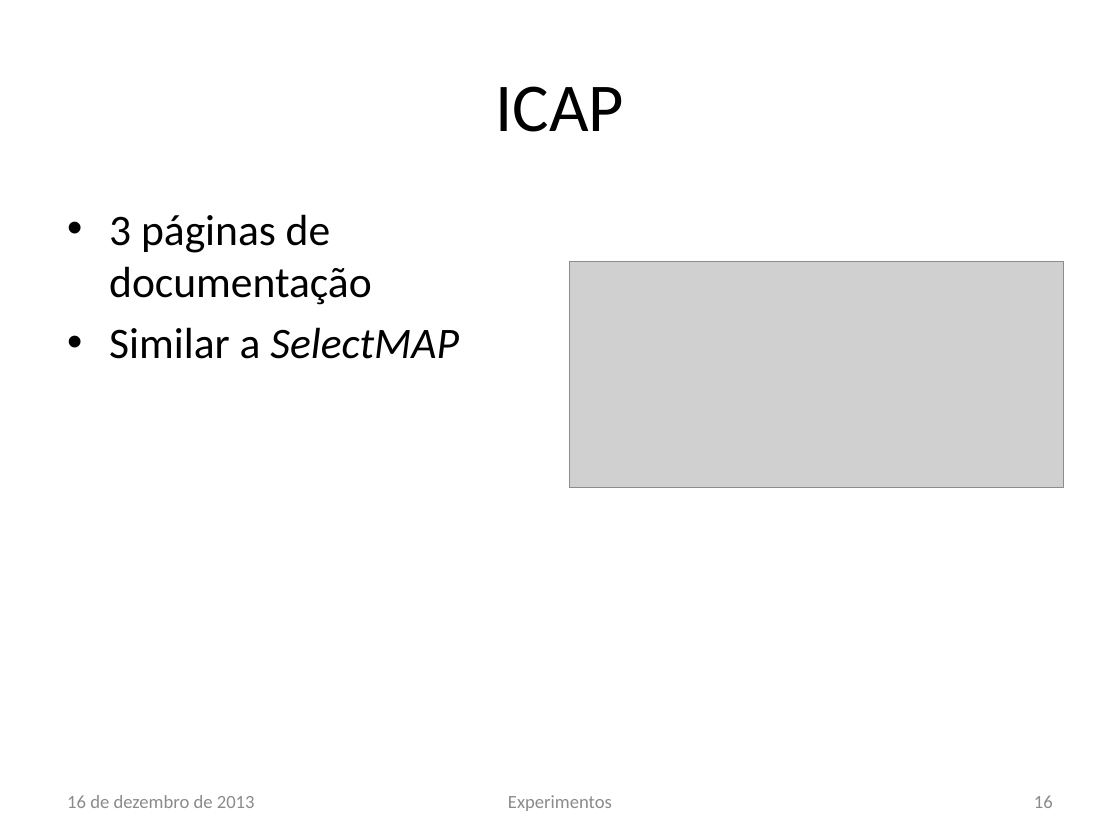
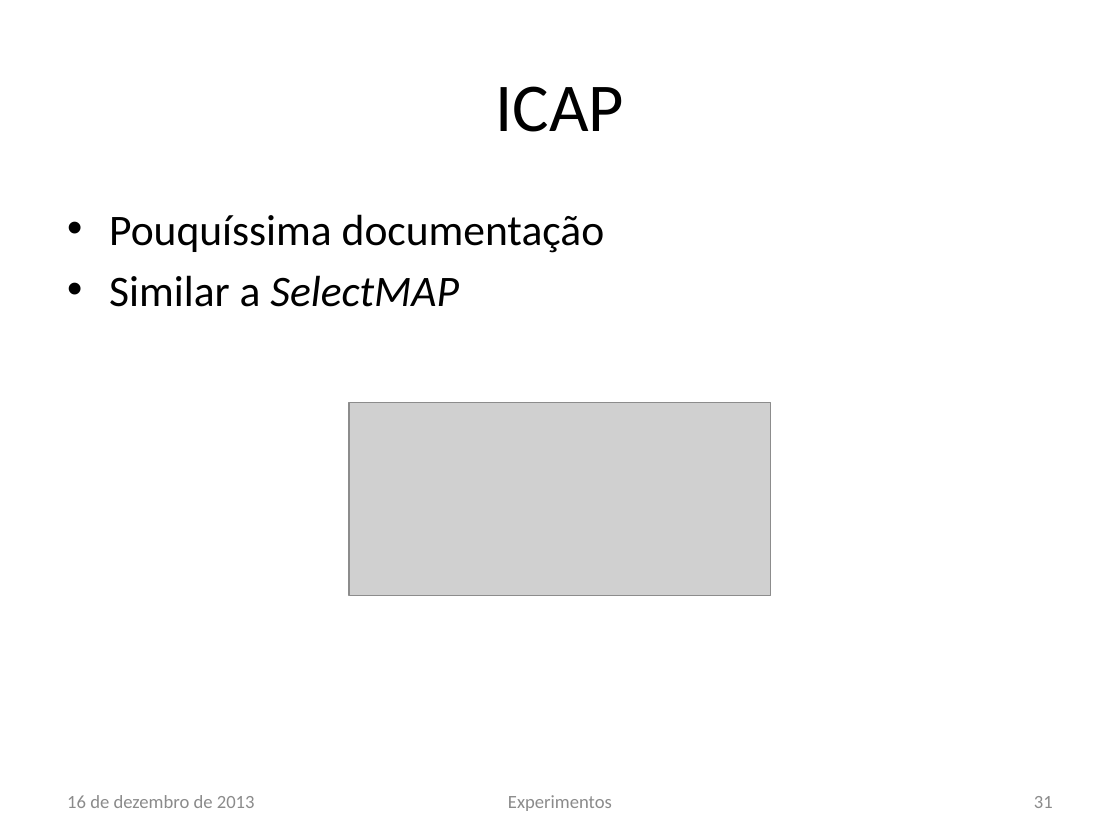
Before and after one commit to lsoliveira459/tg2, a slide deck: slide 31 of Apresentação/Estudo e Implementação de Reconfiguração Dinâmica.pptx (slide 16 before the commit). Drawn at 1120x840 pixels with LibreOffice and Linux fonts; fonts in the diff are those of the drawing; grey boxes stand for pictures; background and template pictures are left out. Boxes give left, top, right and bottom in pixels: in the first picture for what was removed or moved away, otherwise in the second. Text is boxed around its words. In the diff, an @@ line names an element or a change of style, - is before the commit and + after.

```diff
--- a/Apresentação/Estudo e Implementação de Reconfiguração Dinâmica.pptx
+++ b/Apresentação/Estudo e Implementação de Reconfiguração Dinâmica.pptx
@@ text at (109, 214, 605, 253): text changed @@
-• 3 páginas de documentação
+• Pouquíssima documentação
@@ picture: place and size @@
-picture at (569, 261, 1064, 487)
+picture at (349, 402, 772, 595)
@@ page number at (1034, 796, 1053, 808): text changed @@
-16
+31
```
Also in this commit, not shown: 9 other slides changed, 1 slide added, 3 other files.
